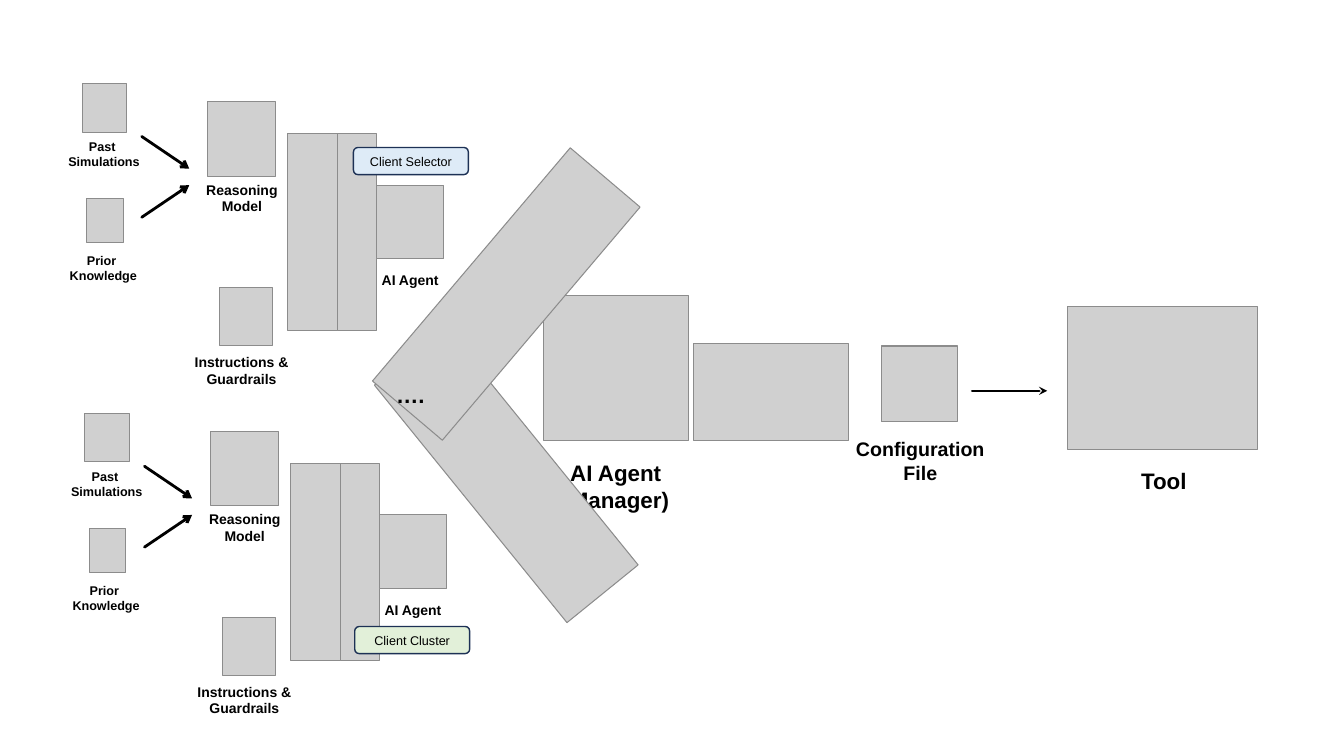
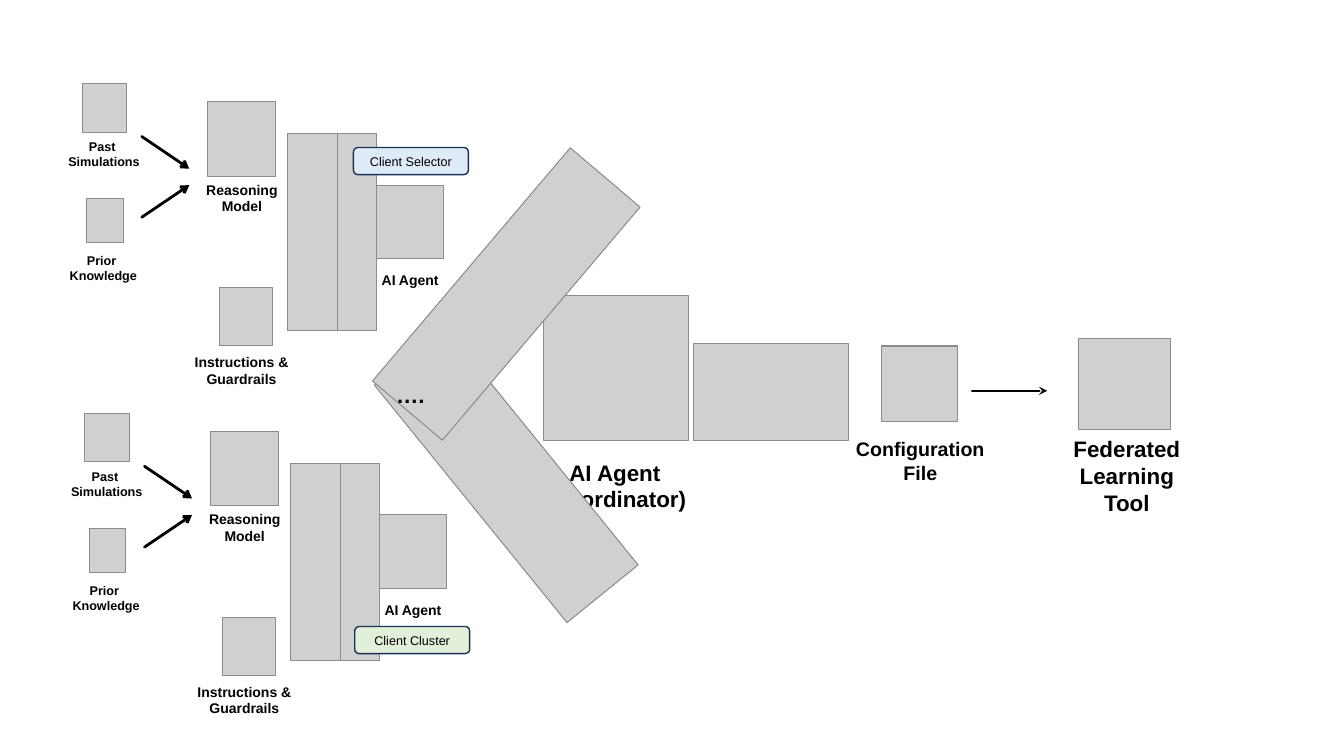
Before and after one commit to IvanComp/AP4Fed, a slide deck: slide 5 of Agent/ICSA26.pptx (slide 6 before the commit). Drawn at 1344x756 pixels with LibreOffice and Linux fonts; fonts in the diff are those of the drawing; grey boxes stand for pictures. Boxes give left, top, right and bottom in pixels: in the first picture for what was removed or moved away, otherwise in the second. Text is boxed around its words. In the diff, an @@ line names an element or a change of style, - is before the commit and + after.

```diff
--- a/Agent/ICSA26.pptx
+++ b/Agent/ICSA26.pptx
@@ picture removed at [1068, 307, 1258, 449] @@
@@ picture added at [1079, 339, 1171, 431] @@
@@ text at [1073, 440, 1180, 512]: text changed @@
-Tool
+Federated Learning Tool
@@ text at [544, 490, 687, 513]: text changed @@
-(Manager)
+(Coordinator)
```
Also in this commit, not shown: 2 slides added, 1 slide removed, 6 other files.
